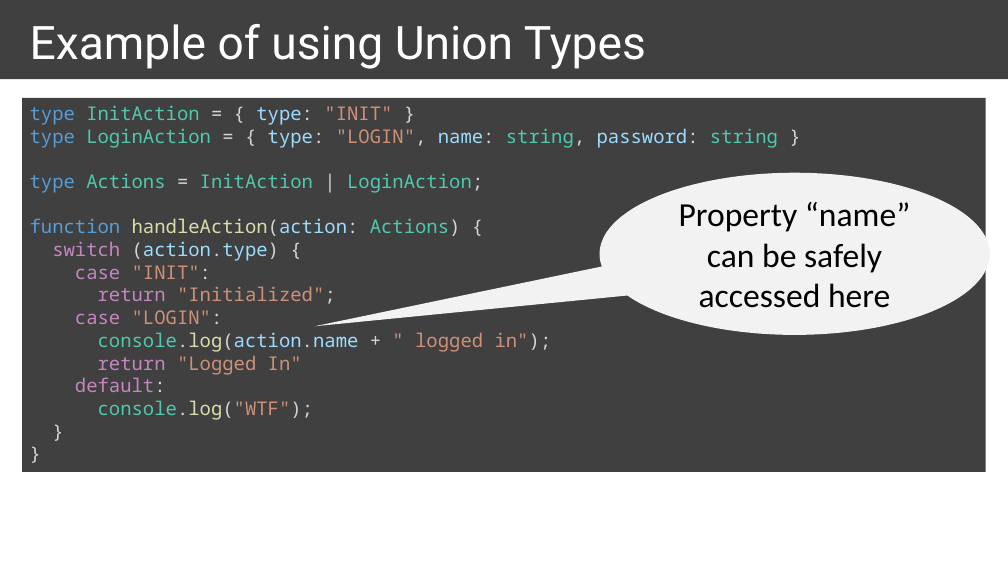
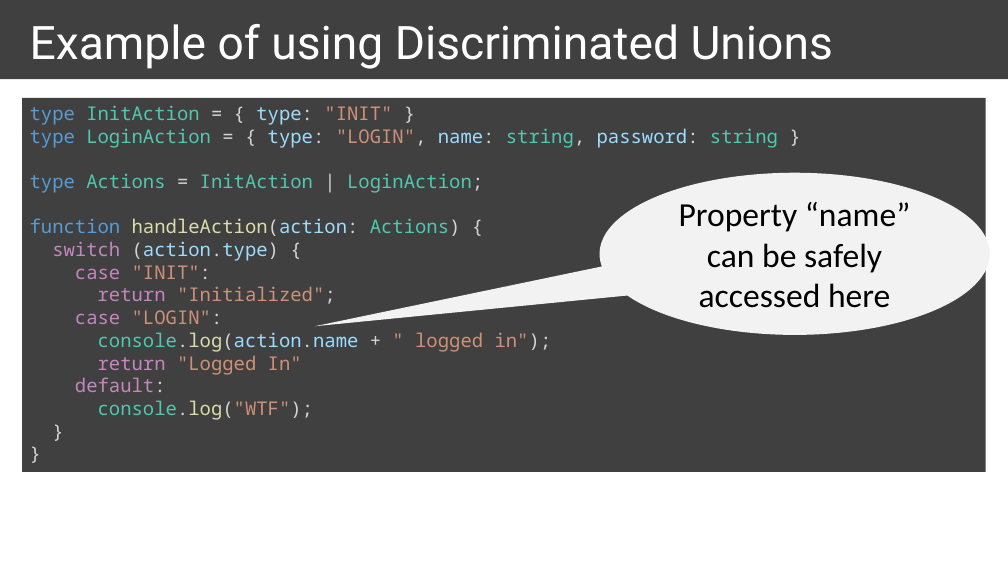
Before and after one commit to ymekesser/a-type-of-magic-presentation, a slide deck: slide 29 of a-type-of-magic.pptx (slide 20 before the commit). Drawn at 1008x567 pixels with LibreOffice and Linux fonts; fonts in the diff are those of the drawing. Boxes give left, top, right and bottom in pixels: in the first picture for what was removed or moved away, otherwise in the second. Text is boxed around its words. In the diff, an @@ line names an element or a change of style, - is before the commit and + after.

Commit message:
Introduced a new chapter 'discriminated unions' and moved the action handler example in there

```diff
--- a/a-type-of-magic.pptx
+++ b/a-type-of-magic.pptx
@@ title at bbox=[30, 24, 833, 69]: text changed @@
-Example of using Union Types
+Example of using Discriminated Unions
```
Also in this commit, not shown: 10 other slides changed, 22 slides added, 7 other files.
